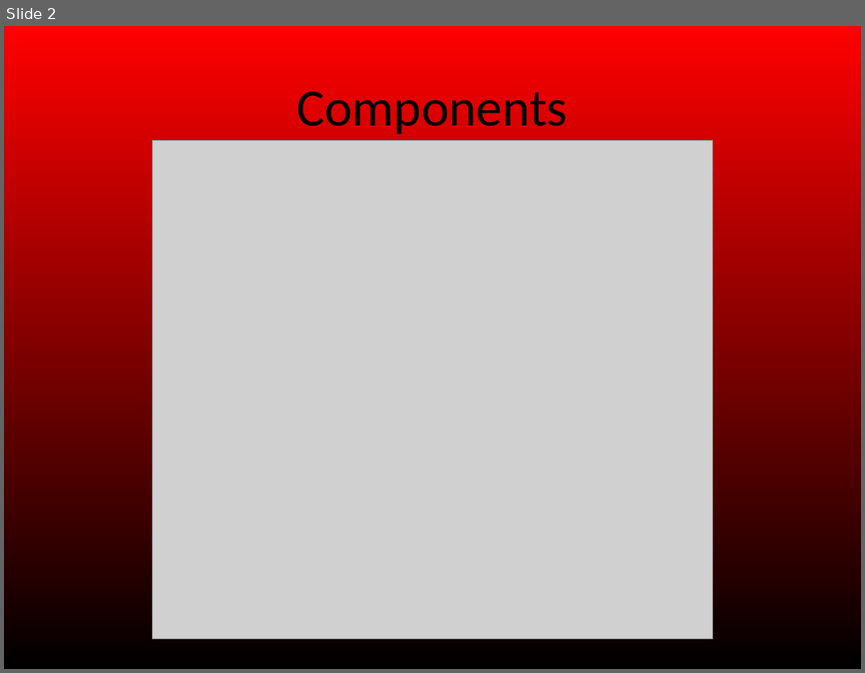
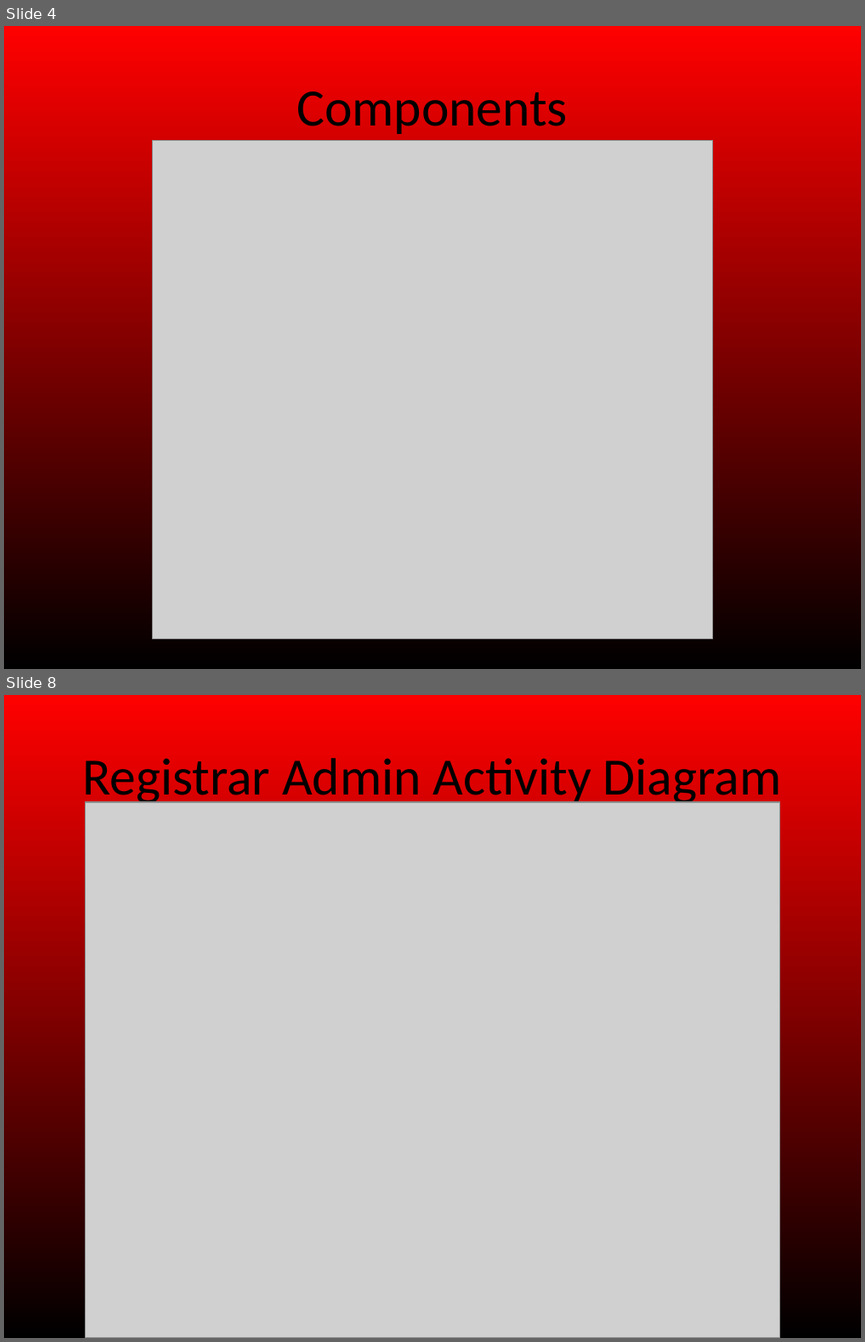
Before and after one commit to MatrixPeckham/majorrequirements336, a slide deck: Documents/Design review PPT.pptx. Shown one above the other, each under a label of ours: slide 2 before the commit, slides 4 and 8 after it; the slides between them are not shown. The pictures are 865x673 and 865x1342 pixels, drawn with LibreOffice and Linux fonts; fonts in the diff are those of the drawing; grey boxes stand for pictures. Boxes give left, top, right and bottom in pixels: in the first picture for what was removed or moved away, otherwise in the second. Text is boxed around its words. In the diff, an @@ line names an element or a change of style, - is before the commit and + after.

Commit message:
Changed some diagrams for display purposes, added some images and did a but to the PPT

```diff
--- a/Documents/Design review PPT.pptx
+++ b/Documents/Design review PPT.pptx
@@ slide 8 added at bbox=[4, 695, 861, 1338], background gradient #FF0000 to #000000 @@
@@ title added at bbox=[82, 758, 781, 807], 44 pt, text #000000 @@
+Registrar Admin Activity Diagram
@@ picture added at bbox=[86, 802, 779, 1338] @@
@@ what was slide 2 is now slide 4 @@
```
Also in this commit, not shown: 1 slide changed, 11 other slides added, 6 other files.
